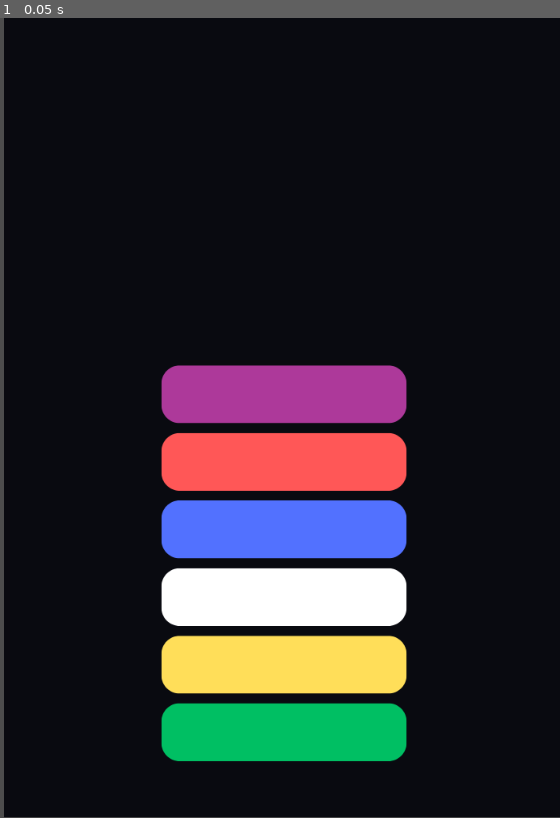
Above: before the commit, frame 1.
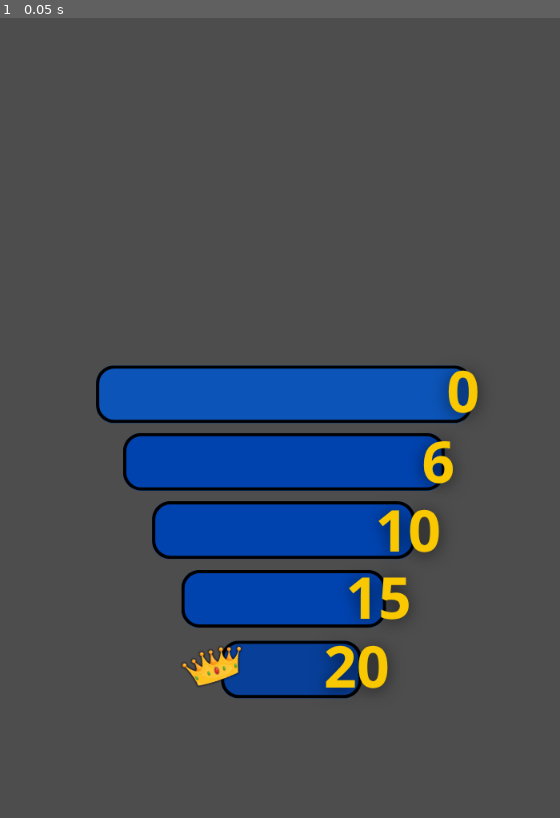
Above: after the commit, the same moment.

Repository: bragsoufian/tiktokQuiz-YT-full-format
Game: Godot game, scene res://scenes/Main.tscn
Two runs of this game, one before a commit and one after it. Both use one fixed random seed, a clock stepped at 60 frames per second and the inputs below.
Inputs:
- Up to frame 1 (0.05 s): no input

The runs differ from the first frame. In frame 1, 99% of the frame differs, in the area x 0-100%, y 0-100%.

Commit message:
Add dynamic background images for questions - Updated questions.json with backgroundImage URLs - Added BackgroundTextureRect to Main.tscn - Modified game_manager.gd to load and display background images - Updated server.js to send backgroundImage field with questions

Diff:
--- a/scenes/Main.tscn
+++ b/scenes/Main.tscn
@@ -1,7 +1,7 @@
 [gd_scene load_steps=7 format=3 uid="uid://cqnqw3mij2si3"]
 
-[ext_resource type="Texture2D" uid="uid://ck22sukwgu5pu" path="res://assets/1 - 4.png" id="1_c01mt"]
 [ext_resource type="Script" uid="uid://dj3d341tsfmsx" path="res://scripts/game_manager.gd" id="1_rtedj"]
+[ext_resource type="Texture2D" uid="uid://ccjm8q3buicqq" path="res://assets/0 (1).png" id="2_nxtc6"]
 [ext_resource type="PackedScene" uid="uid://bw64pycb751fj" path="res://scenes/level.tscn" id="2_rtedj"]
 [ext_resource type="PackedScene" uid="uid://dawcxst5kmvnp" path="res://scenes/player.tscn" id="3_0bbpv"]
 [ext_resource type="PackedScene" uid="uid://cr2bv346s7nh6" path="res://scenes/question_ui.tscn" id="3_vcsgt"]
@@ -9,11 +9,17 @@
 
 [node name="Main" type="Node2D"]
 
+[node name="BackgroundTextureRect" type="TextureRect" parent="."]
+z_index = -1
+offset_left = 3.0
+offset_right = 703.0
+offset_bottom = 1000.0
+
 [node name="TextureRect" type="TextureRect" parent="."]
 offset_left = 3.0
 offset_right = 703.0
 offset_bottom = 1000.0
-texture = ExtResource("1_c01mt")
+texture = ExtResource("2_nxtc6")
 
 [node name="Camera2D" type="Camera2D" parent="."]
 position = Vector2(348, 501)
--- a/scenes/question_ui.tscn
+++ b/scenes/question_ui.tscn
@@ -1,7 +1,7 @@
 [gd_scene load_steps=5 format=3 uid="uid://cr2bv346s7nh6"]
 
 [ext_resource type="Script" uid="uid://bkq3gq3gfn071" path="res://scripts/question_ui.gd" id="1_question"]
-[ext_resource type="Texture2D" uid="uid://dwnshrgba2agn" path="res://assets/Q&A3.png" id="2_a3tft"]
+[ext_resource type="Texture2D" uid="uid://bm33fpch0r0mj" path="res://assets/A (1).png" id="2_a3tft"]
 [ext_resource type="PackedScene" uid="uid://cm806a21b6gen" path="res://scenes/option.tscn" id="3_a3tft"]
 
 [sub_resource type="FontFile" id="FontFile_a3tft"]
@@ -648,6 +648,76 @@
 cache/0/30/0/underline_position = 0.0
 cache/0/30/0/underline_thickness = 0.0
 cache/0/30/0/scale = 1.0
+cache/0/55/0/ascent = 0.0
+cache/0/55/0/descent = 0.0
+cache/0/55/0/underline_position = 0.0
+cache/0/55/0/underline_thickness = 0.0
+cache/0/55/0/scale = 1.0
+cache/0/75/0/ascent = 0.0
+cache/0/75/0/descent = 0.0
+cache/0/75/0/underline_position = 0.0
+cache/0/75/0/underline_thickness = 0.0
+cache/0/75/0/scale = 1.0
+cache/0/105/0/ascent = 0.0
+cache/0/105/0/descent = 0.0
+cache/0/105/0/underline_position = 0.0
+cache/0/105/0/underline_thickness = 0.0
+cache/0/105/0/scale = 1.0
+cache/0/115/0/ascent = 0.0
+cache/0/115/0/descent = 0.0
+cache/0/115/0/underline_position = 0.0
+cache/0/115/0/underline_thickness = 0.0
+cache/0/115/0/scale = 1.0
+cache/0/125/0/ascent = 0.0
+cache/0/125/0/descent = 0.0
+cache/0/125/0/underline_position = 0.0
+cache/0/125/0/underline_thickness = 0.0
+cache/0/125/0/scale = 1.0
+cache/0/140/0/ascent = 0.0
+cache/0/140/0/descent = 0.0
+cache/0/140/0/underline_position = 0.0
+cache/0/140/0/underline_thickness = 0.0
+cache/0/140/0/scale = 1.0
+cache/0/150/0/ascent = 0.0
+cache/0/150/0/descent = 0.0
+cache/0/150/0/underline_position = 0.0
+cache/0/150/0/underline_thickness = 0.0
+cache/0/150/0/scale = 1.0
+cache/0/160/0/ascent = 0.0
+cache/0/160/0/descent = 0.0
+cache/0/160/0/underline_position = 0.0
+cache/0/160/0/underline_thickness = 0.0
+cache/0/160/0/scale = 1.0
+cache/0/155/0/ascent = 0.0
+cache/0/155/0/descent = 0.0
+cache/0/155/0/underline_position = 0.0
+cache/0/155/0/underline_thickness = 0.0
+cache/0/155/0/scale = 1.0
+cache/0/135/0/ascent = 0.0
+cache/0/135/0/descent = 0.0
+cache/0/135/0/underline_position = 0.0
+cache/0/135/0/underline_thickness = 0.0
+cache/0/135/0/scale = 1.0
+cache/0/95/0/ascent = 0.0
+cache/0/95/0/descent = 0.0
+cache/0/95/0/underline_position = 0.0
+cache/0/95/0/underline_thickness = 0.0
+cache/0/95/0/scale = 1.0
+cache/0/85/0/ascent = 0.0
+cache/0/85/0/descent = 0.0
+cache/0/85/0/underline_position = 0.0
+cache/0/85/0/underline_thickness = 0.0
+cache/0/85/0/scale = 1.0
+cache/0/65/0/ascent = 0.0
+cache/0/65/0/descent = 0.0
+cache/0/65/0/underline_position = 0.0
+cache/0/65/0/underline_thickness = 0.0
+cache/0/65/0/scale = 1.0
+cache/0/53/0/ascent = 0.0
+cache/0/53/0/descent = 0.0
+cache/0/53/0/underline_position = 0.0
+cache/0/53/0/underline_thickness = 0.0
+cache/0/53/0/scale = 1.0
 
 [node name="QuestionUI" type="Control"]
 layout_mode = 3
@@ -694,7 +764,7 @@
 theme_override_colors/font_shadow_color = Color(1, 1, 1, 1)
 theme_override_colors/font_outline_color = Color(1, 1, 1, 1)
 theme_override_fonts/font = SubResource("FontFile_a3tft")
-theme_override_font_sizes/font_size = 30
+theme_override_font_sizes/font_size = 35
 text = "Quel humoriste a popularisé le personnage 'Kévin' ?"
 horizontal_alignment = 1
 vertical_alignment = 1
@@ -724,10 +794,10 @@
 
 [node name="OptionA" parent="Panel" instance=ExtResource("3_a3tft")]
 layout_mode = 0
-offset_left = 238.0
-offset_top = 195.652
-offset_right = 361.0
-offset_bottom = 226.652
+offset_left = 239.0
+offset_top = 193.478
+offset_right = 362.0
+offset_bottom = 224.478
 
 [node name="OptionB" parent="Panel" instance=ExtResource("3_a3tft")]
 layout_mode = 0
@@ -738,7 +808,7 @@
 
 [node name="OptionC" parent="Panel" instance=ExtResource("3_a3tft")]
 layout_mode = 0
-offset_left = 240.0
-offset_top = 322.826
-offset_right = 411.115
-offset_bottom = 353.826
+offset_left = 239.0
+offset_top = 327.174
+offset_right = 410.115
+offset_bottom = 358.174
--- a/scripts/game_manager.gd
+++ b/scripts/game_manager.gd
@@ -18,6 +18,10 @@
 
 # Interface des questions
 var question_ui: Control
+
+# Background image handling
+var background_texture_rect: TextureRect
+var background_http_request: HTTPRequest
 
 # Audio pour l'écran Ready
 var ready_sound_player: AudioStreamPlayer
@@ -63,6 +67,17 @@
 		question_ui.load_timer_sound("res://assets/sounds/timer_sound.ogg")
 	else:
 		print("⚠️ QuestionUI non trouvé - les questions ne s'afficheront pas")
+
+	# Récupérer la référence au TextureRect de fond
+	background_texture_rect = get_parent().get_node_or_null("BackgroundTextureRect")
+	if background_texture_rect:
+		print("✅ Background TextureRect trouvé")
+		# Créer le HTTPRequest pour charger les images de fond
+		background_http_request = HTTPRequest.new()
+		add_child(background_http_request)
+		background_http_request.request_completed.connect(_on_background_image_request_completed)
+	else:
+		print("❌ Background TextureRect non trouvé!")
 
 	# Connexion WebSocket
 	print("🌐 Tentative de connexion au serveur WebSocket...")
@@ -396,6 +411,11 @@
 			player.reset_for_new_question()
 			print("🏁 Flag remis à standard pour: ", player.username)
 
+	# Charger l'image de fond si disponible
+	if message.has("backgroundImage") and not message.backgroundImage.is_empty():
+		load_background_image(message.backgroundImage)
+		print("🖼️ Image de fond demandée pour la question")
+
 	if question_ui:
 		question_ui.show_question(message)
 	else:
@@ -520,3 +540,40 @@
 		if is_instance_valid(player) and player.has_method("set_flag_to_wait"):
 			player.set_flag_to_wait()
 			print("🏁 Flag mis en wait pour: ", player.username)
+
+func _on_background_image_request_completed(result, response_code, headers, body):
+	if result != HTTPRequest.RESULT_SUCCESS:
+		print("❌ Erreur lors de la récupération de l'image de fond")
+		return
+
+	if response_code != 200:
+		print("❌ Erreur lors de la récupération de l'image de fond. Code de réponse: ", response_code)
+		return
+
+	var image = Image.new()
+	var error = image.load_png_from_buffer(body)
+	if error != OK:
+		# Essayer avec JPEG si PNG échoue
+		error = image.load_jpg_from_buffer(body)
+		if error != OK:
+			print("❌ Impossible de charger l'image de fond (PNG et JPEG)")
+			return
+
+	var texture = ImageTexture.new()
+	texture.create_from_image(image)
+	background_texture_rect.texture = texture
+	print("✅ Image de fond chargée avec succès")
+
+func load_background_image(image_url: String):
+	if not background_texture_rect or not background_http_request:
+		print("❌ Composants de fond d'image non disponibles")
+		return
+
+	if image_url.is_empty():
+		print("⚠️ URL d'image de fond vide")
+		return
+
+	print("🖼️ Chargement de l'image de fond: ", image_url)
+	var error = background_http_request.request(image_url)
+	if error != OK:
+		print("❌ Erreur lors de la requête d'image de fond: ", error)
--- a/scripts/questions.json
+++ b/scripts/questions.json
@@ -3,60 +3,70 @@
       "question": "Which animal can survive in space?",
       "options": ["Tardigrade", "Cockroach", "Snake"],
       "correctAnswer": "A",
+      "backgroundImage": "https://picsum.photos/200/300",
       "image": null
     },
     {
       "question": "Which country eats the most chocolate?",
       "options": ["USA", "Switzerland", "Belgium"],
       "correctAnswer": "B",
+      "backgroundImage": "https://images.unsplash.com/photo-1481391319762-47dff72954d9?w=800&h=600&fit=crop",
       "image": null
     },
     {
       "question": "Which animal never sleeps?",
       "options": ["Bullfrog", "Shark", "Ant"],
       "correctAnswer": "A",
+      "backgroundImage": "https://images.unsplash.com/photo-1559827260-dc66d52bef19?w=800&h=600&fit=crop",
       "image": null
     },
     {
-      "question": "What’s the most expensive fruit in the world?",
+      "question": "What's the most expensive fruit in the world?",
       "options": ["Yubari Melon", "Golden Apple", "Square Watermelon"],
       "correctAnswer": "A",
+      "backgroundImage": "https://images.unsplash.com/photo-1619566636858-adf3ef46400b?w=800&h=600&fit=crop",
       "image": null
     },
     {
       "question": "Which country was the first to use paper money?",
       "options": ["China", "Egypt", "Greece"],
       "correctAnswer": "A",
+      "backgroundImage": "https://images.unsplash.com/photo-1578662996442-48f60103fc96?w=800&h=600&fit=crop",
       "image": null
     },
     {
-      "question": "What’s the fastest creature on Earth?",
+      "question": "What's the fastest creature on Earth?",
       "options": ["Cheetah", "Peregrine Falcon", "Swordfish"],
       "correctAnswer": "B",
+      "backgroundImage": "https://images.unsplash.com/photo-1549366021-9f761d450615?w=800&h=600&fit=crop",
       "image": null
     },
     {
       "question": "Which human organ can grow back?",
       "options": ["Liver", "Heart", "Kidney"],
       "correctAnswer": "A",
+      "backgroundImage": "https://images.unsplash.com/photo-1559757148-5c350d0d3c56?w=800&h=600&fit=crop",
       "image": null
     },
     {
       "question": "Which animal has been to space and came back?",
       "options": ["Dog", "Monkey", "Both"],
       "correctAnswer": "C",
+      "backgroundImage": "https://images.unsplash.com/photo-1446776811953-b23d57bd21aa?w=800&h=600&fit=crop",
       "image": null
     },
     {
       "question": "Which country has no rivers?",
       "options": ["Saudi Arabia", "UAE", "Libya"],
       "correctAnswer": "A",
+      "backgroundImage": "https://images.unsplash.com/photo-1506905925346-21bda4d32df4?w=800&h=600&fit=crop",
       "image": null
     },
     {
       "question": "Which bird can sleep while flying?",
       "options": ["Albatross", "Eagle", "Pigeon"],
       "correctAnswer": "A",
+      "backgroundImage": "https://images.unsplash.com/photo-1444464666168-49d633b86797?w=800&h=600&fit=crop",
       "image": null
     }
   ]
Binary file added: assets/0 (1).png
Binary file added: assets/A (1).png
Binary file removed: assets/Design sans titre (3).png
Not shown, removed: assets/Design sans titre (3).png.import
Binary file removed: assets/output-onlinepngtools (1).png
Not shown, removed: assets/output-onlinepngtools (1).png.import
Binary file removed: assets/output-onlinepngtools (2).png
Not shown, removed: assets/output-onlinepngtools (2).png.import
Binary file removed: assets/output-onlinepngtools (3).png
Not shown, removed: assets/output-onlinepngtools (3).png.import
Binary file removed: assets/output-onlinepngtools.png
Not shown, removed: assets/output-onlinepngtools.png.import
(and 5 more such lines)
